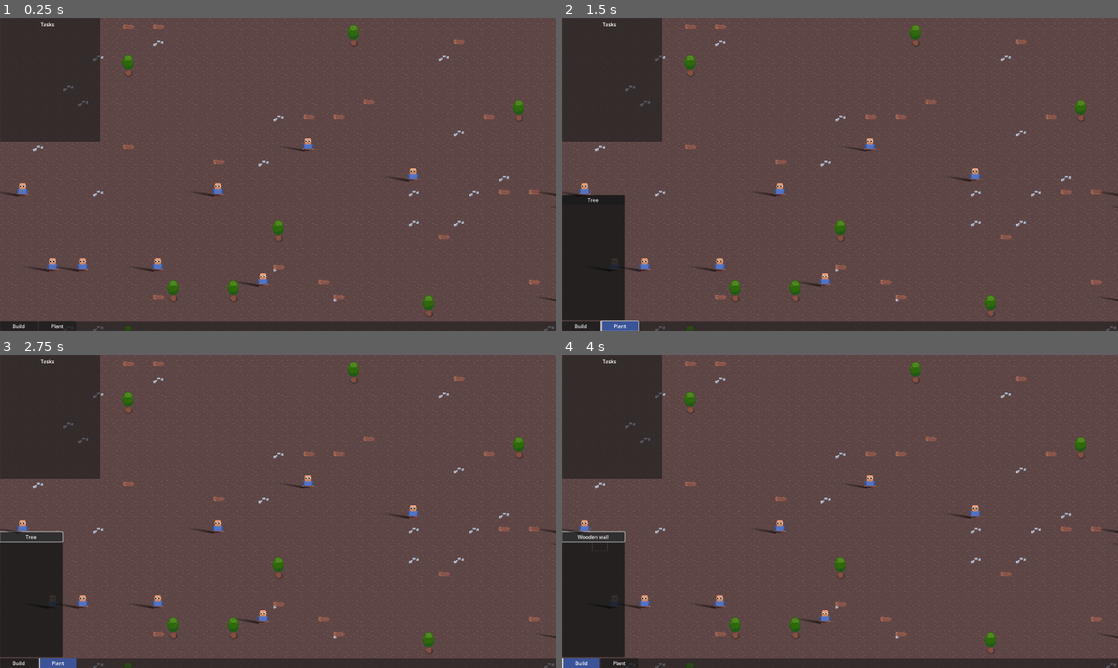
Above: before the commit, frames 1-4 (two rows, left to right).
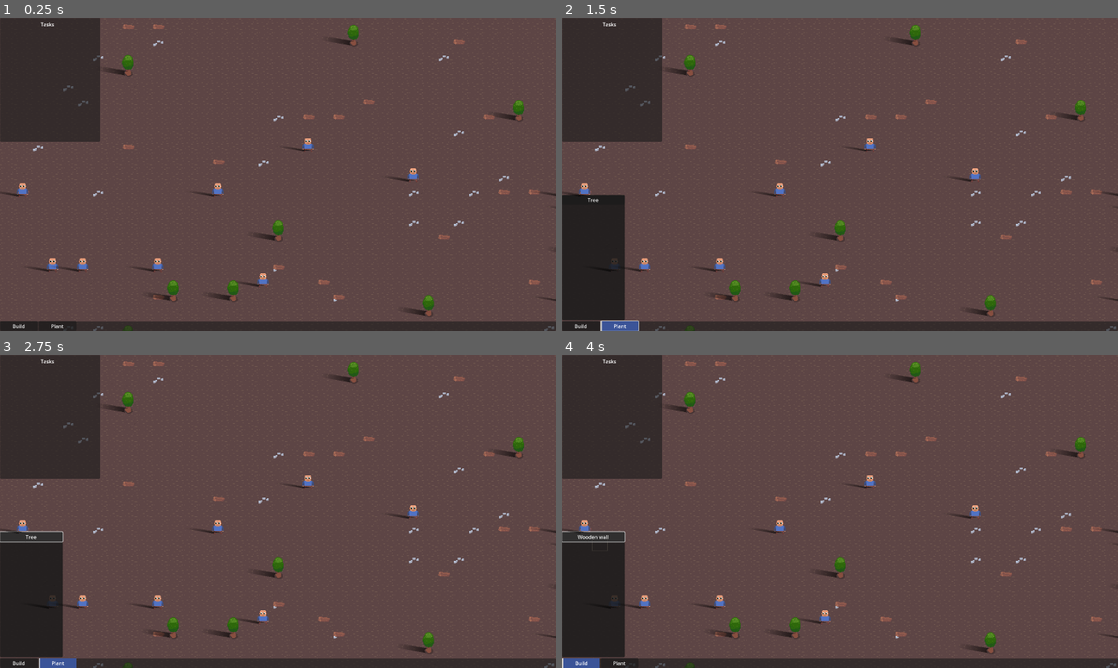
Above: after the commit, the same moments.

Repository: speakk/gnome_village
Game: Godot game, scene res://main.tscn
Two runs of this game, one before a commit and one after it. Both use one fixed random seed, a clock stepped at 60 frames per second and the inputs below.
Inputs:
- Up to frame 1 (0.25 s): no input
- Up to frame 2 (1.5 s): click "Build" at 0.5 s; click "Plant" at 1.25 s
- Up to frame 3 (2.75 s): click "Tree" at 2 s
- Up to frame 4 (4 s): click "Build" at 2.75 s; click "Wooden wall" at 3.5 s

The runs differ from the first frame. In frame 1, 0.3% of the frame differs, in the area x 19-94%, y 6-96%; in frame 2, 0.3%; in frame 3, 0.3%; in frame 4, 0.3%.

Commit message:
Trees now also cast shadows

Diff:
--- a/blueprint/Blueprint.gd
+++ b/blueprint/Blueprint.gd
@@ -2,7 +2,7 @@
 
 class_name Blueprint
 
-@onready var ITEM_ON_GROUND := preload("res://items/ItemOnGround.tscn")
+@onready var ITEM_ON_GROUND := preload("res://items/item_on_ground/ItemOnGround.tscn")
 
 var build_progress := 0.0
 var item_id: Items.Id
--- a/items/Item.gd
+++ b/items/Item.gd
@@ -15,6 +15,9 @@
 @export var vframes: int = 1
 @export var frame: int = 0
 @export var origin: Vector2 = Vector2(0.0, 0.0)
+@export_category("Shadow")
+@export var cast_shadow_enabled: bool = false
+@export var cast_shadow_origin: Vector2 = Vector2(0, 0)
 
 @export_subgroup("Tile")
 @export var tileset_id: int = 0
--- a/items/ItemOnGround.tscn
+++ /dev/null
@@ -1,12 +0,0 @@
-[gd_scene load_steps=3 format=3 uid="uid://f30j7nr3ioc4"]
-
-[ext_resource type="Script" path="res://items/ItemOnGround.gd" id="1_j80v7"]
-[ext_resource type="Script" path="res://components/ItemAmount.gd" id="2_x2hv8"]
-
-[node name="ItemOnGround" type="Node2D" groups=["item_on_ground"]]
-script = ExtResource("1_j80v7")
-
-[node name="ItemAmount" type="Node" parent="."]
-script = ExtResource("2_x2hv8")
-
-[node name="Sprite2D" type="Sprite2D" parent="."]
--- a/items/item_data/tree.tres
+++ b/items/item_data/tree.tres
@@ -11,6 +11,8 @@
 vframes = 1
 frame = 0
 origin = Vector2(0, 0.5)
+cast_shadow_enabled = true
+cast_shadow_origin = Vector2(0, 0.1)
 tileset_id = 0
 tile_id = 0
 terrain_set_id = 0
--- a/items/ItemOnGround.gd
+++ b/items/item_on_ground/ItemOnGround.gd
@@ -3,6 +3,7 @@
 class_name ItemOnGround
 
 @onready var sprite := $Sprite2D as Sprite2D
+@onready var occluder := $LightOccluder2D as LightOccluder2D
 @onready var itemAmount := $ItemAmount as ItemAmount
 
 var item_id: Items.Id
@@ -39,10 +40,9 @@
 		sprite.frame = item.frame
 		sprite.centered = false
 		var sprite_size := sprite.texture.get_size() / Vector2(sprite.hframes, sprite.vframes)
-		#sprite.offset = - Vector2(1-item.origin.x, 1-item.origin.y) * sprite_size
-		#sprite.offset = (- item.origin * sprite_size) + Vector2(MainMap.CELL_SIZE / 2)
 		sprite.offset = (- item.origin * sprite_size) - Vector2(MainMap.CELL_SIZE / 2)
-		#sprite.offset = item.origin
-		print("offset", sprite.offset, item.origin)
+		occluder.visible = item.cast_shadow_enabled
+		occluder.position = (item.cast_shadow_origin * sprite_size)
+
 	elif item.rendering_type == Item.RenderingType.Terrain:
 		Events.terrain_placed.emit(coordinates, item.target_layer, item.terrain_set_id, item.terrain_id, item.is_solid)
--- /dev/null
+++ b/items/item_on_ground/ItemOnGround.tscn
@@ -0,0 +1,20 @@
+[gd_scene load_steps=5 format=3 uid="uid://f30j7nr3ioc4"]
+
+[ext_resource type="Script" path="res://items/item_on_ground/ItemOnGround.gd" id="1_j80v7"]
+[ext_resource type="Script" path="res://components/ItemAmount.gd" id="2_x2hv8"]
+[ext_resource type="Texture2D" uid="uid://dbembrglpom0n" path="res://assets/tree.png" id="3_n3puk"]
+
+[sub_resource type="OccluderPolygon2D" id="OccluderPolygon2D_50i3m"]
+polygon = PackedVector2Array(-4, -3, -5, 0, -4, 3, 0, 4, 4, 3, 5, 0, 4, -3, 0, -4)
+
+[node name="ItemOnGround" type="Node2D" groups=["item_on_ground"]]
+script = ExtResource("1_j80v7")
+
+[node name="ItemAmount" type="Node" parent="."]
+script = ExtResource("2_x2hv8")
+
+[node name="Sprite2D" type="Sprite2D" parent="."]
+texture = ExtResource("3_n3puk")
+
+[node name="LightOccluder2D" type="LightOccluder2D" parent="."]
+occluder = SubResource("OccluderPolygon2D_50i3m")
--- /dev/null
+++ b/items/item_on_ground/round_occluder.tres
@@ -0,0 +1,3 @@
+[gd_resource type="OccluderPolygon2D" format=3 uid="uid://cxe7yqs14mro7"]
+
+[resource]
--- a/main.gd
+++ b/main.gd
@@ -1,7 +1,7 @@
 extends Node2D
 
 @onready var SETTLER := preload("res://settler/settler.tscn")
-@onready var ITEM_ON_GROUND := preload("res://items/ItemOnGround.tscn")
+@onready var ITEM_ON_GROUND := preload("res://items/item_on_ground/ItemOnGround.tscn")
 
 func _ready() -> void:
 	var test_divider := 1
